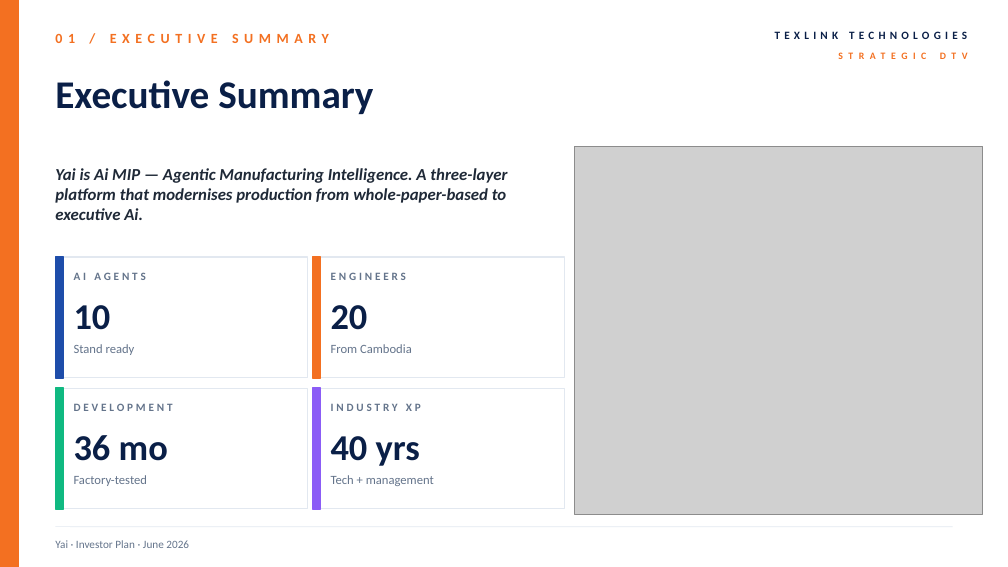
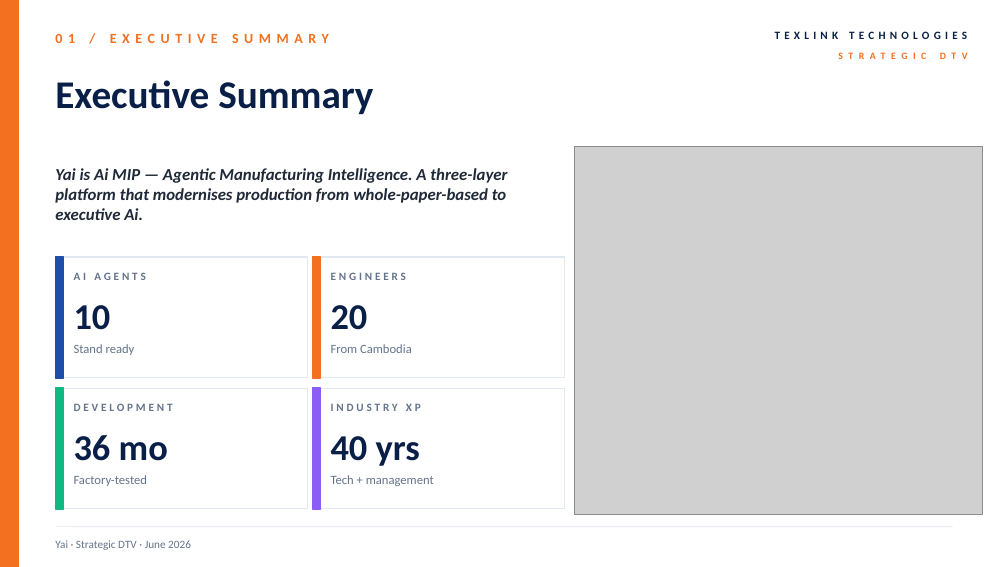
Before and after one commit to yaikhsales/homepage, a slide deck: slide 2 of public/downloads/yai-plan-deck.pptx. Drawn at 1008x567 pixels with LibreOffice and Linux fonts; fonts in the diff are those of the drawing; grey boxes stand for pictures. Boxes give left, top, right and bottom in pixels: in the first picture for what was removed or moved away, otherwise in the second. Text is boxed around its words. In the diff, an @@ line names an element or a change of style, - is before the commit and + after.

```diff
--- a/public/downloads/yai-plan-deck.pptx
+++ b/public/downloads/yai-plan-deck.pptx
@@ text at [55,540,191,550]: text changed @@
-Yai · Investor Plan · June 2026
+Yai · Strategic DTV · June 2026
```
Also in this commit, not shown: 17 other slides changed, 2 other files.
